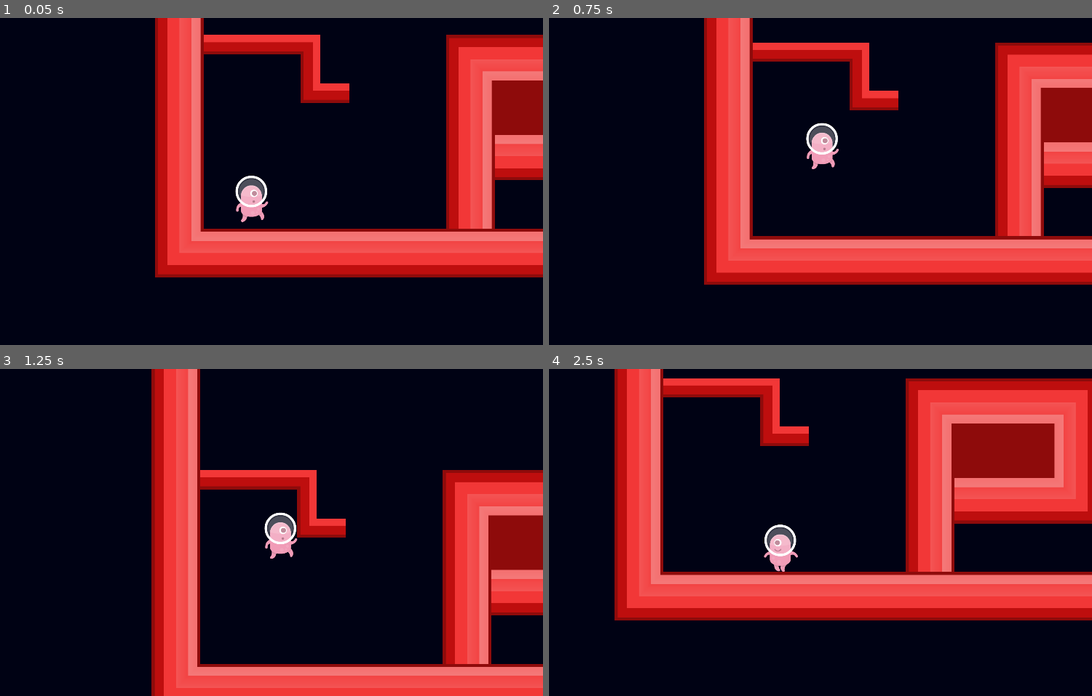
Above: before the commit, frames 1-4 (two rows, left to right).
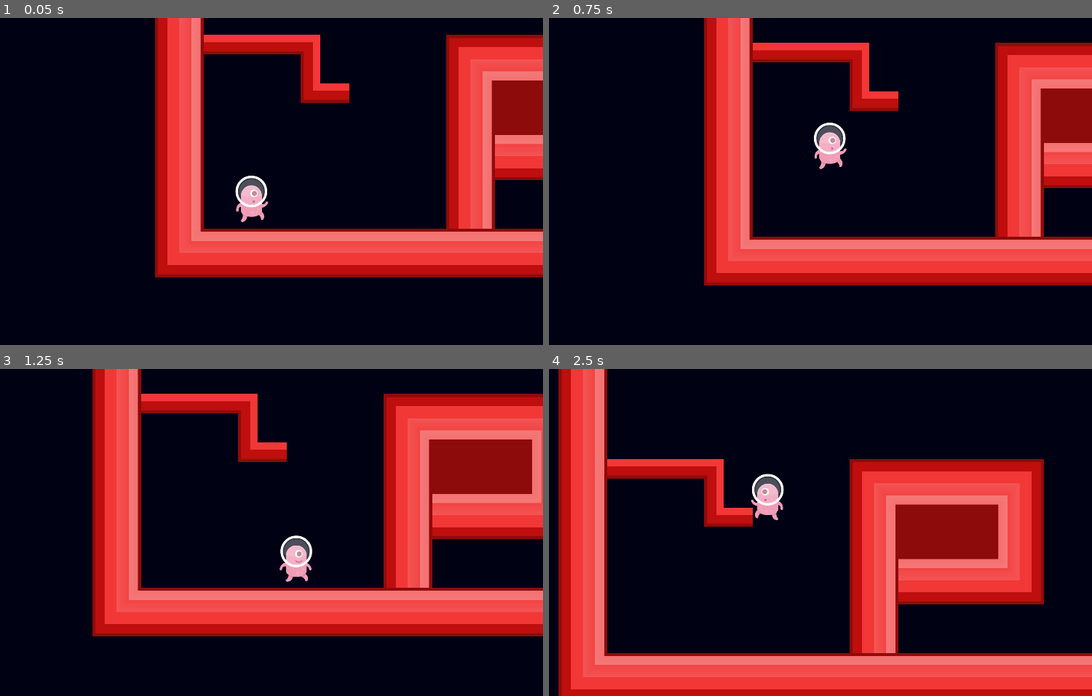
Above: after the commit, the same moments.

Repository: GROSS-Jeremy-2124027/SAE-Serious-game
Game: Godot game, scene res://level1.tscn
The game is run twice, just before and just after one commit, with the same random seed, the same clock (stepped at 60 frames per second) and the same inputs.
Inputs:
- Up to frame 1 (0.05 s): no input
- Up to frame 2 (0.75 s): hold Right (ui_right) from 0.53 s (still down); hold Up (ui_up) from 0.53 s (still down)
- Up to frame 3 (1.25 s): keep holding Right (ui_right); keep holding Up (ui_up)
- Up to frame 4 (2.5 s): release Up (ui_up) at 1.28 s; tap Up (ui_up) at 1.35, 1.52, 1.82 s; release Right (ui_right) at 2.03 s; hold Left (ui_left) from 2.03 s (still down); hold Up (ui_up) from 2.03 s (still down)

Frame 1 is identical in both runs. In frame 2, 1.8% of the frame differs, in the area x 28-100%, y 8-82%; in frame 3, 53%; in frame 4, 65%, in the area x 1-100%, y 0-100%.

Commit message:
Le code du joueur utilise maintenant un Finite State Machines

Diff:
--- a/godot-game/KinematicBody2D.gd
+++ b/godot-game/KinematicBody2D.gd
@@ -1,40 +1,70 @@
 extends KinematicBody2D
 
-var MAX_SPEED = 600
-var ANTI_SLIPPERY = 0.4 # pourcentage
+var SPEED = 600
+var ANTI_SLIPPERY = 0.3 # pourcentage
 var MAX_JUMP_TIME = 20 # en frame
 var GRAVITY_FORCE = 70
 var MAX_GRAVITY_FORCE = 2000 # pour la gravité seulement
 var JUMP_FORCE = 1200
 
+enum States {AIR = 1, FLOOR, LADDER, TASK}
+var state = States.AIR
 var jumpTime = 0
 var velocity = Vector2(0,0)
-var jumping = false
+var jumping := false
+var onLadder := false
 
 func _physics_process(delta):
-	if Input.is_action_pressed("ui_left"):
-		$Sprite.flip_h=true
-		$Sprite.play("Walk")
-		velocity.x = lerp(velocity.x,-MAX_SPEED,ANTI_SLIPPERY)
-	elif Input.is_action_pressed("ui_right"):
-		$Sprite.flip_h=false
-		$Sprite.play("Walk")
-		velocity.x = lerp(velocity.x,MAX_SPEED,ANTI_SLIPPERY)
-	else :
-		$Sprite.play("Idle")
-	if not is_on_floor():
-		$Sprite.play("Air")
-	elif Input.is_action_just_pressed("ui_up"):
-		jumping = true
-		velocity.y = -JUMP_FORCE
-	if jumping and Input.is_action_pressed("ui_up") and jumpTime < MAX_JUMP_TIME:
-		jumpTime+=1
-		velocity.y += GRAVITY_FORCE/5
-	else:
-		jumpTime = 0
-		jumping = false
-		if velocity.y < MAX_GRAVITY_FORCE :
-			velocity.y += GRAVITY_FORCE
+	print(is_on_floor())
+	match state:
+		States.AIR:
+			if is_on_floor():
+				state = States.FLOOR
+				#continue
+			$Sprite.play("Air")
+			if Input.is_action_pressed("ui_left"):
+				$Sprite.flip_h=true
+				velocity.x = lerp(velocity.x,-SPEED,ANTI_SLIPPERY)
+			elif Input.is_action_pressed("ui_right"):
+				$Sprite.flip_h=false
+				velocity.x = lerp(velocity.x,SPEED,ANTI_SLIPPERY)
+			else:
+				velocity.x = lerp(velocity.x,0,ANTI_SLIPPERY)
+			if Input.is_action_pressed("ui_up") and jumpTime < MAX_JUMP_TIME and jumping:
+				jumpTime+=1
+				velocity.y += GRAVITY_FORCE/5
+			else:
+				jumping = false
+				jumpTime = 0
+			move_and_fall()
+		States.FLOOR:
+			if not is_on_floor():
+				state=States.AIR
+				#continue
+			if Input.is_action_pressed("ui_up"):
+				jumping = true
+				velocity.y = -JUMP_FORCE
+				state=States.AIR
+			if Input.is_action_pressed("ui_left"):
+				$Sprite.flip_h=true
+				$Sprite.play("Walk")
+				velocity.x = lerp(velocity.x,-SPEED,ANTI_SLIPPERY)
+			elif Input.is_action_pressed("ui_right"):
+				$Sprite.flip_h=false
+				$Sprite.play("Walk")
+				velocity.x = lerp(velocity.x,SPEED,ANTI_SLIPPERY)
+			else :
+				velocity.x = lerp(velocity.x,0,ANTI_SLIPPERY)
+				$Sprite.play("Idle")
+			move_and_fall()
 
+func move_and_fall():
+	if velocity.y < MAX_GRAVITY_FORCE and not jumping:
+		velocity.y += GRAVITY_FORCE
 	velocity = move_and_slide(velocity,Vector2.UP)
-	velocity.x = lerp(velocity.x,0,ANTI_SLIPPERY)
+
+func _on_LadderChecker_body_entered(body):
+	onLadder = true
+
+func _on_LadderChecker_body_exited(body):
+	onLadder = false
--- a/godot-game/level1.tscn
+++ b/godot-game/level1.tscn
@@ -301,6 +301,9 @@
 } ]
 31/z_index = 0
 
+[sub_resource type="RectangleShape2D" id=40]
+extents = Vector2( 16, 72 )
+
 [node name="Node2D" type="Node2D"]
 
 [node name="ParallaxLayer" type="ParallaxLayer" parent="."]
@@ -332,3 +335,11 @@
 cell_tile_origin = 1
 format = 1
 tile_data = PoolIntArray( -1441763, -536870886, 0, -1376227, -536870886, 0, -1310718, -536870911, 0, -1310711, -1073741 …(5542 unchanged characters)…
+
+[node name="LadderChecker" type="Area2D" parent="."]
+collision_layer = 0
+collision_mask = 4
+
+[node name="CollisionShape2D" type="CollisionShape2D" parent="LadderChecker"]
+position = Vector2( 0, 56 )
+shape = SubResource( 40 )
--- a/godot-game/level2.tscn
+++ b/godot-game/level2.tscn
@@ -1,6 +1,7 @@
-[gd_scene load_steps=5 format=2]
+[gd_scene load_steps=6 format=2]
 
 [ext_resource path="res://player.tscn" type="PackedScene" id=1]
+[ext_resource path="res://tileset laders.tres" type="TileSet" id=2]
 
 [sub_resource type="RectangleShape2D" id=3]
 extents = Vector2( 545, 32 )
@@ -14,6 +15,17 @@
 gradient = SubResource( 2 )
 
 [node name="Node2D" type="Node2D"]
+
+[node name="One-way platform" type="TileMap" parent="."]
+format = 1
+
+[node name="Ladder" type="TileMap" parent="."]
+tile_set = ExtResource( 2 )
+show_collision = true
+collision_layer = 4
+collision_mask = 0
+format = 1
+tile_data = PoolIntArray( 65525, 7, 0, 131061, 7, 0, 196597, 7, 0, 262133, 7, 0, 327669, 7, 0, 393205, 7, 0, 458741, 7, 0, 524277, 7, 0, 589813, 7, 0, 655349, 7, 0, 720885, 7, 0, 786421, 7, 0, 851957, 7, 0, 917493, 7, 0, 983029, 7, 0, 1048565, 7, 0, 1114101, 7, 0, 1179637, 7, 0, 1245173, 7, 0, 1310709, 7, 0, 1376245, 7, 0, 1441781, 7, 0, 1507303, 6, 0, 1507306, 5, 0, 1507317, 7, 0 )
 
 [node name="StaticBody2D" type="StaticBody2D" parent="."]
 position = Vector2( 578, 366 )
@@ -29,21 +41,6 @@
 position = Vector2( 517.5, 0 )
 scale = Vector2( 17.0156, 1 )
 texture = SubResource( 4 )
-
-[node name="KinematicBody2D" parent="." instance=ExtResource( 1 )]
-position = Vector2( -461, 507 )
-
-[node name="Camera2D" type="Camera2D" parent="KinematicBody2D"]
-current = true
-zoom = Vector2( 1.5, 1.5 )
-drag_margin_h_enabled = true
-drag_margin_v_enabled = true
-smoothing_enabled = true
-smoothing_speed = 10.0
-drag_margin_left = 0.1
-drag_margin_right = 0.1
-drag_margin_bottom = 0.0
-editor_draw_drag_margin = true
 
 [node name="StaticBody2D2" type="StaticBody2D" parent="."]
 position = Vector2( -520, 45 )
@@ -74,3 +71,33 @@
 position = Vector2( 517.5, 0 )
 scale = Vector2( 17.0156, 1 )
 texture = SubResource( 4 )
+
+[node name="StaticBody2D4" type="StaticBody2D" parent="."]
+position = Vector2( -1611, 1533 )
+__meta__ = {
+"_edit_group_": true
+}
+
+[node name="CollisionShape2D" type="CollisionShape2D" parent="StaticBody2D4"]
+position = Vector2( 517, 0 )
+shape = SubResource( 3 )
+
+[node name="Sprite" type="Sprite" parent="StaticBody2D4"]
+position = Vector2( 517.5, 0 )
+scale = Vector2( 17.0156, 1 )
+texture = SubResource( 4 )
+
+[node name="KinematicBody2D" parent="." instance=ExtResource( 1 )]
+position = Vector2( -157, 385 )
+
+[node name="Camera2D" type="Camera2D" parent="KinematicBody2D"]
+current = true
+zoom = Vector2( 1.5, 1.5 )
+drag_margin_h_enabled = true
+drag_margin_v_enabled = true
+smoothing_enabled = true
+smoothing_speed = 10.0
+drag_margin_left = 0.1
+drag_margin_right = 0.1
+drag_margin_bottom = 0.0
+editor_draw_drag_margin = true
--- a/godot-game/player.tscn
+++ b/godot-game/player.tscn
@@ -1,11 +1,14 @@
-[gd_scene load_steps=4 format=2]
+[gd_scene load_steps=5 format=2]
 
 [ext_resource path="res://KinematicBody2D.gd" type="Script" id=1]
 [ext_resource path="res://PlayerSpriteFrame.tres" type="SpriteFrames" id=2]
 
-[sub_resource type="CapsuleShape2D" id=1]
-radius = 54.0
-height = 36.0
+[sub_resource type="CapsuleShape2D" id=3]
+radius = 48.0
+height = 48.0
+
+[sub_resource type="RectangleShape2D" id=2]
+extents = Vector2( 16, 72 )
 
 [node name="KinematicBody2D" type="KinematicBody2D"]
 script = ExtResource( 1 )
@@ -15,9 +18,20 @@
 
 [node name="CollisionShape2D" type="CollisionShape2D" parent="."]
 position = Vector2( 0, 56 )
-shape = SubResource( 1 )
+shape = SubResource( 3 )
 
 [node name="Sprite" type="AnimatedSprite" parent="."]
 frames = ExtResource( 2 )
 animation = "Idle"
 playing = true
+
+[node name="LadderChecker" type="Area2D" parent="."]
+collision_layer = 0
+collision_mask = 4
+
+[node name="CollisionShape2D" type="CollisionShape2D" parent="LadderChecker"]
+position = Vector2( 0, 56 )
+shape = SubResource( 2 )
+
+[connection signal="body_entered" from="LadderChecker" to="." method="_on_LadderChecker_body_entered"]
+[connection signal="body_exited" from="LadderChecker" to="." method="_on_LadderChecker_body_exited"]
--- a/godot-game/project.godot
+++ b/godot-game/project.godot
@@ -37,6 +37,12 @@
 
 common/drop_mouse_on_gui_input_disabled=true
 
+[layer_names]
+
+2d_physics/layer_1="player"
+2d_physics/layer_2="platform"
+2d_physics/layer_3="ladder"
+
 [physics]
 
 common/enable_pause_aware_picking=true
--- /dev/null
+++ b/godot-game/tileset laders.tres
@@ -0,0 +1,79 @@
+[gd_resource type="TileSet" load_steps=7 format=2]
+
+[ext_resource path="res://ASSETS/kenny pack redux/PNG/Tiles/ladderTop.png" type="Texture" id=1]
+[ext_resource path="res://ASSETS/kenny pack redux/PNG/Tiles/ladderMid.png" type="Texture" id=2]
+[ext_resource path="res://ASSETS/wood set/ladder/128x585/2.png" type="Texture" id=3]
+
+[sub_resource type="ConvexPolygonShape2D" id=2]
+points = PoolVector2Array( 128, 128, 0, 128, 0, 0, 128, 0 )
+
+[sub_resource type="ConvexPolygonShape2D" id=3]
+points = PoolVector2Array( 128, 104, 0, 104, 0, 0, 128, 0 )
+
+[sub_resource type="ConvexPolygonShape2D" id=4]
+points = PoolVector2Array( 96, 64, 32, 64, 32, 0, 96, 0 )
+
+[resource]
+1/name = "ladderTop.png 1"
+1/texture = ExtResource( 1 )
+1/tex_offset = Vector2( 0, 0 )
+1/modulate = Color( 1, 1, 1, 1 )
+1/region = Rect2( 0, 0, 128, 128 )
+1/tile_mode = 0
+1/occluder_offset = Vector2( 0, 0 )
+1/navigation_offset = Vector2( 0, 0 )
+1/shape_offset = Vector2( 0, 0 )
+1/shape_transform = Transform2D( 1, 0, 0, 1, 0, 0 )
+1/shape = SubResource( 2 )
+1/shape_one_way = false
+1/shape_one_way_margin = 1.0
+1/shapes = [ {
+"autotile_coord": Vector2( 0, 0 ),
+"one_way": false,
+"one_way_margin": 1.0,
+"shape": SubResource( 2 ),
+"shape_transform": Transform2D( 1, 0, 0, 1, 0, 0 )
+} ]
+1/z_index = 0
+2/name = "ladderMid.png 2"
+2/texture = ExtResource( 2 )
+2/tex_offset = Vector2( 0, 0 )
+2/modulate = Color( 1, 1, 1, 1 )
+2/region = Rect2( 0, 24, 128, 104 )
+2/tile_mode = 0
+2/occluder_offset = Vector2( 0, 0 )
+2/navigation_offset = Vector2( 0, 0 )
+2/shape_offset = Vector2( 0, 0 )
+2/shape_transform = Transform2D( 1, 0, 0, 1, 0, 0 )
+2/shape = SubResource( 3 )
+2/shape_one_way = false
+2/shape_one_way_margin = 1.0
+2/shapes = [ {
+"autotile_coord": Vector2( 0, 0 ),
+"one_way": false,
+"one_way_margin": 1.0,
+"shape": SubResource( 3 ),
+"shape_transform": Transform2D( 1, 0, 0, 1, 0, 0 )
+} ]
+2/z_index = 0
+7/name = "2.png 7"
+7/texture = ExtResource( 3 )
+7/tex_offset = Vector2( 0, 0 )
+7/modulate = Color( 1, 1, 1, 1 )
+7/region = Rect2( 0, 32, 128, 64 )
+7/tile_mode = 0
+7/occluder_offset = Vector2( 0, 0 )
+7/navigation_offset = Vector2( 0, 0 )
+7/shape_offset = Vector2( 0, 0 )
+7/shape_transform = Transform2D( 1, 0, 0, 1, 0, 0 )
+7/shape = SubResource( 4 )
+7/shape_one_way = false
+7/shape_one_way_margin = 1.0
+7/shapes = [ {
+"autotile_coord": Vector2( 0, 0 ),
+"one_way": false,
+"one_way_margin": 1.0,
+"shape": SubResource( 4 ),
+"shape_transform": Transform2D( 1, 0, 0, 1, 0, 0 )
+} ]
+7/z_index = 0
Binary file added: godot-game/ASSETS/wood set/1.png
Not shown, added: godot-game/ASSETS/wood set/1.png.import
Binary file added: godot-game/ASSETS/wood set/2.PNG
Not shown, added: godot-game/ASSETS/wood set/2.PNG.import
Binary file added: godot-game/ASSETS/wood set/3.png
Not shown, added: godot-game/ASSETS/wood set/3.png.import
Binary file added: godot-game/ASSETS/wood set/4.png
Not shown, added: godot-game/ASSETS/wood set/4.png.import
Binary file added: godot-game/ASSETS/wood set/5.png
Not shown, added: godot-game/ASSETS/wood set/5.png.import
Binary file added: godot-game/ASSETS/wood set/box/1.png
Not shown, added: godot-game/ASSETS/wood set/box/1.png.import
(and 19 more such lines)
